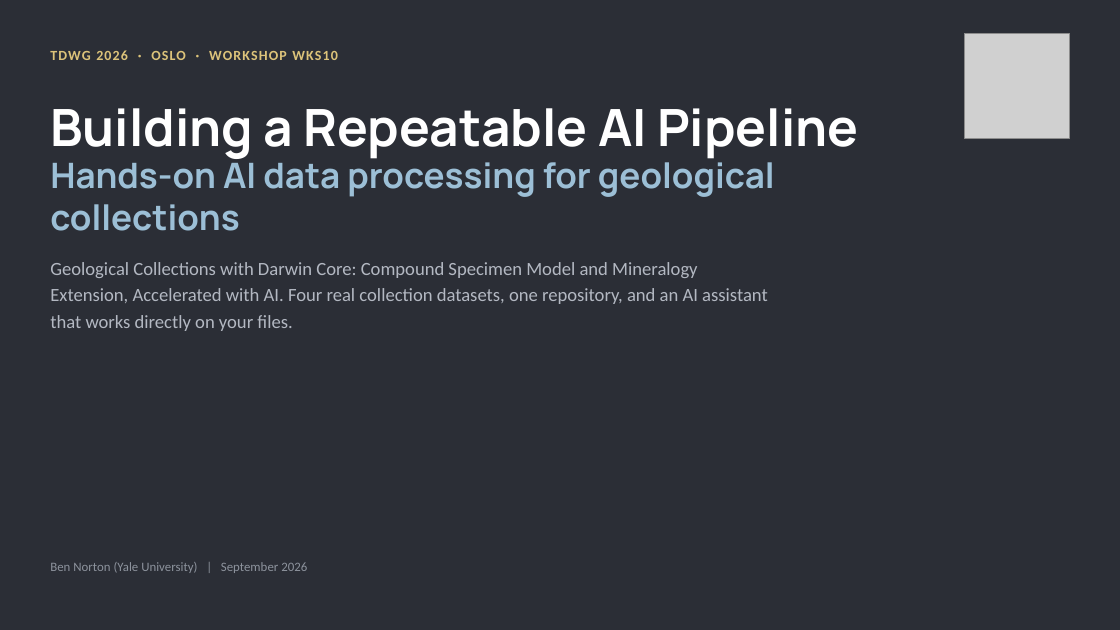
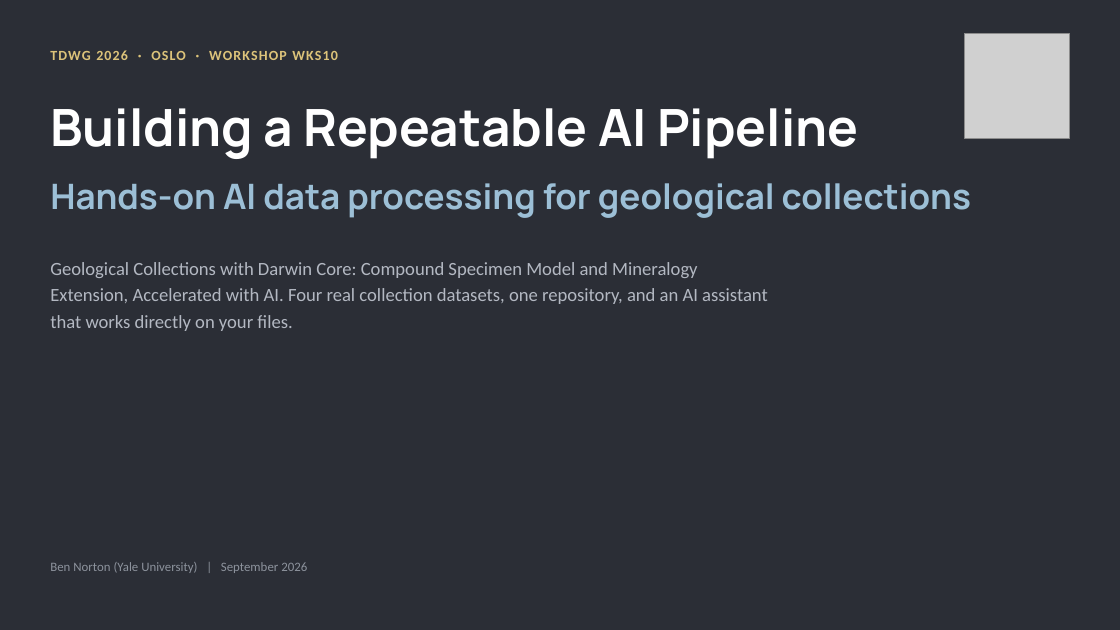
Before and after one commit to ben-norton/tdwg2026-wks10, a slide deck: slide 1 of docs/presentation/WKS10_Presentation.pptx. Drawn at 1120x630 pixels with LibreOffice and Linux fonts; fonts in the diff are those of the drawing; grey boxes stand for pictures. Boxes give left, top, right and bottom in pixels: in the first picture for what was removed or moved away, otherwise in the second. Text is boxed around its words. In the diff, an @@ line names an element or a change of style, - is before the commit and + after.

```diff
--- a/docs/presentation/WKS10_Presentation.pptx
+++ b/docs/presentation/WKS10_Presentation.pptx
@@ text "Hands-on AI data processing for ..." rewrapped from [50,155,775,231] to [50,183,971,218] @@
```
Also in this commit, not shown: 2 other slides changed, 12 other files.
